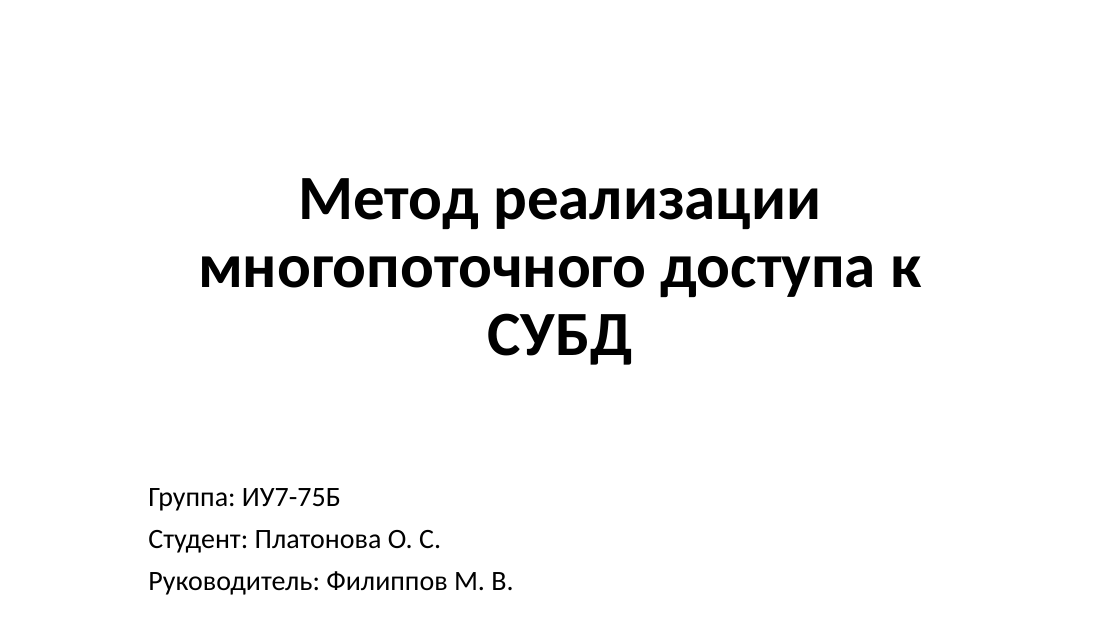
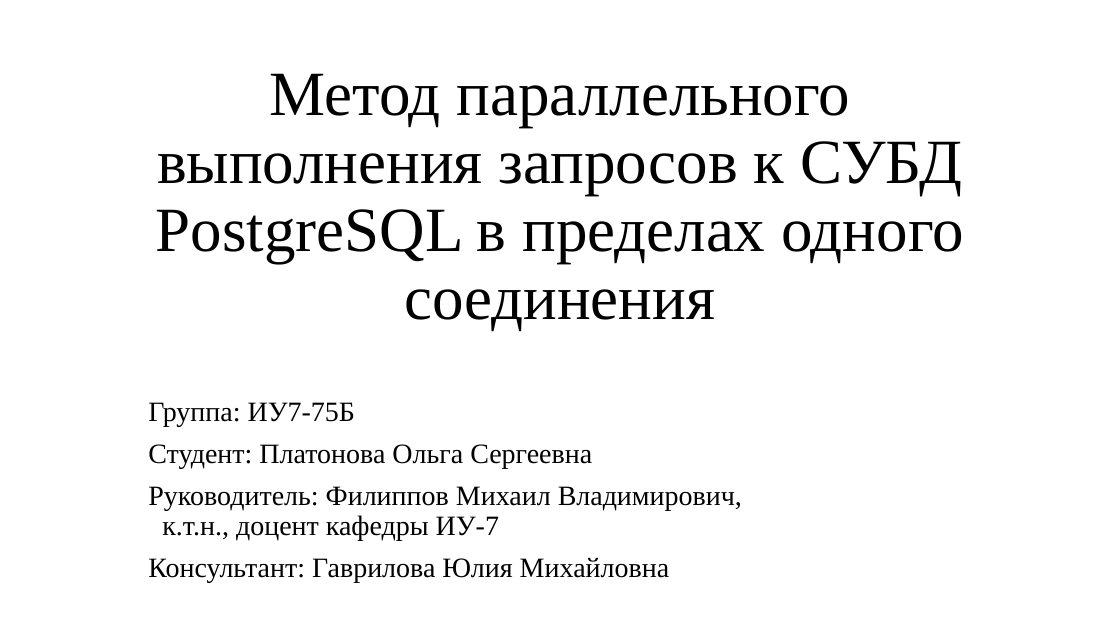
Before and after one commit to platosha-git/Diplom-theory, a slide deck: slide 1 of Презентация.pptx. Drawn at 1120x630 pixels with LibreOffice and Linux fonts; fonts in the diff are those of the drawing. Boxes give left, top, right and bottom in pixels: in the first picture for what was removed or moved away, otherwise in the second. Text is boxed around its words. In the diff, an @@ line names an element or a change of style, - is before the commit and + after.

```diff
--- a/Презентация.pptx
+++ b/Презентация.pptx
@@ title at (156, 73, 964, 331): text changed; font Calibri to Times New Roman; bold off @@
-Метод реализации многопоточного доступа к СУБД
+Метод параллельного выполнения запросов к СУБД PostgreSQL в пределах одного соединения
@@ subtitle "Группа: ИУ7-75Б": place and size @@
-subtitle "Группа: ИУ7-75Б" at (148, 488, 513, 595)
+subtitle "Группа: ИУ7-75Б" at (148, 402, 742, 582)
@@ subtitle at (148, 402, 355, 426): font Calibri to Times New Roman in "Группа: ИУ7-75Б" @@
@@ subtitle at (148, 444, 742, 582): text changed; font Calibri to Times New Roman @@
-Студент: Платонова О. С.
-Руководитель: Филиппов М. В.
+Студент: Платонова Ольга Сергеевна
+Руководитель: Филиппов Михаил Владимирович, к.т.н., доцент кафедры ИУ-7
+Консультант: Гаврилова Юлия Михайловна
```
Also in this commit, not shown: 1 other slide changed, 5 slides added, 1 slide removed, 21 other files.
